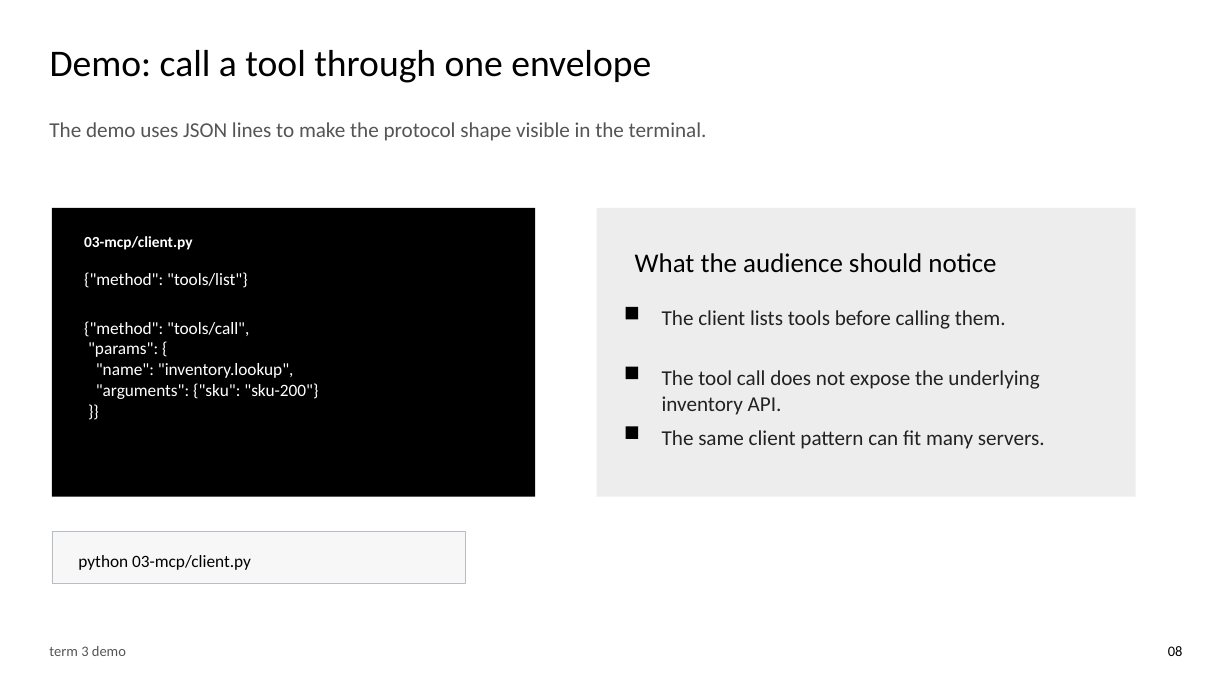
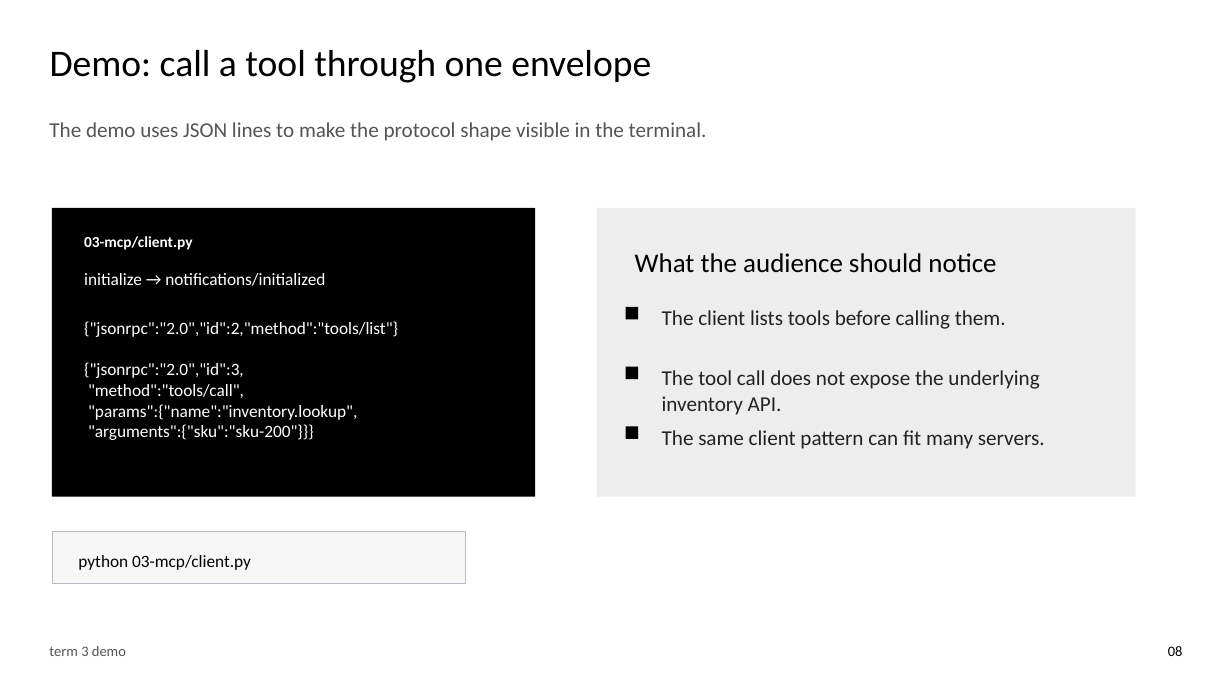
Before and after one commit to devlinduldulao/fagfestivalen, a slide deck: slide 8 of ai-agent-terms-conference-talk.pptx. Drawn at 1232x693 pixels with LibreOffice and Linux fonts; fonts in the diff are those of the drawing. Boxes give left, top, right and bottom in pixels: in the first picture for what was removed or moved away, otherwise in the second. Text is boxed around its words. In the diff, an @@ line names an element or a change of style, - is before the commit and + after.

```diff
--- a/ai-agent-terms-conference-talk.pptx
+++ b/ai-agent-terms-conference-talk.pptx
@@ text at <box>84,273,398,440</box>: text changed @@
-{"method": "tools/list"}
-{"method": "tools/call",
-"params": {
-"name": "inventory.lookup",
-"arguments": {"sku": "sku-200"}
-}}
+initialize → notifications/initialized
+{"jsonrpc":"2.0","id":2,"method":"tools/list"}
+{"jsonrpc":"2.0","id":3,
+"method":"tools/call",
+"params":{"name":"inventory.lookup",
+"arguments":{"sku":"sku-200"}}}
```
Also in this commit, not shown: 1 other slide changed, 7 other files.
